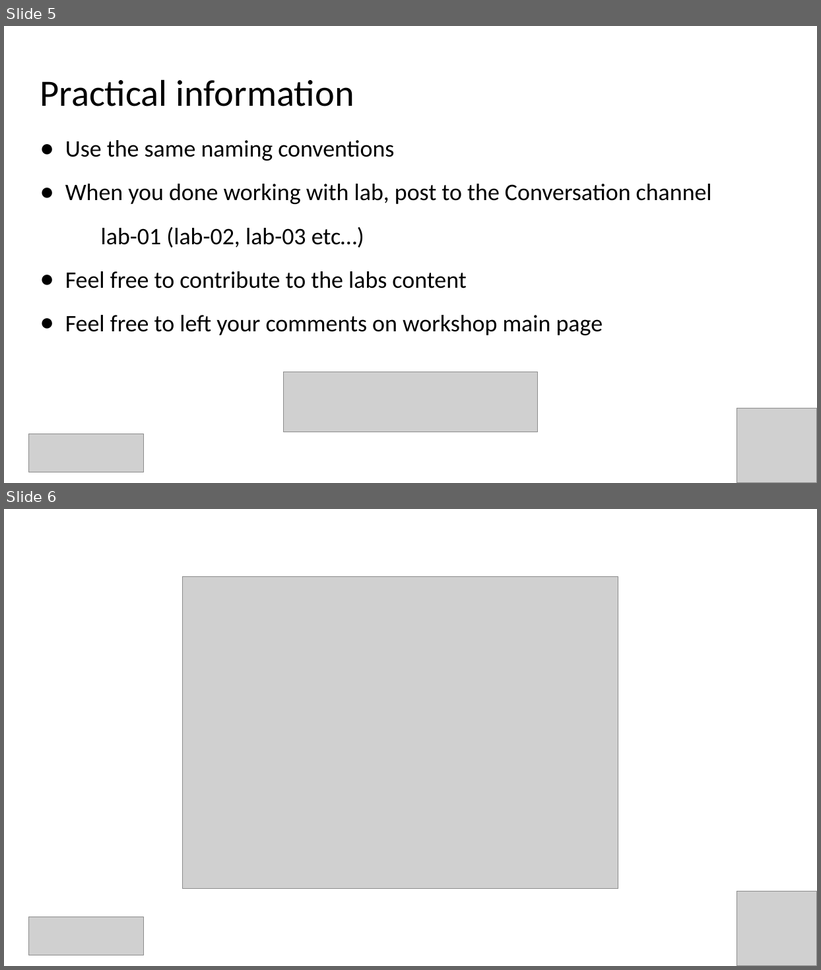
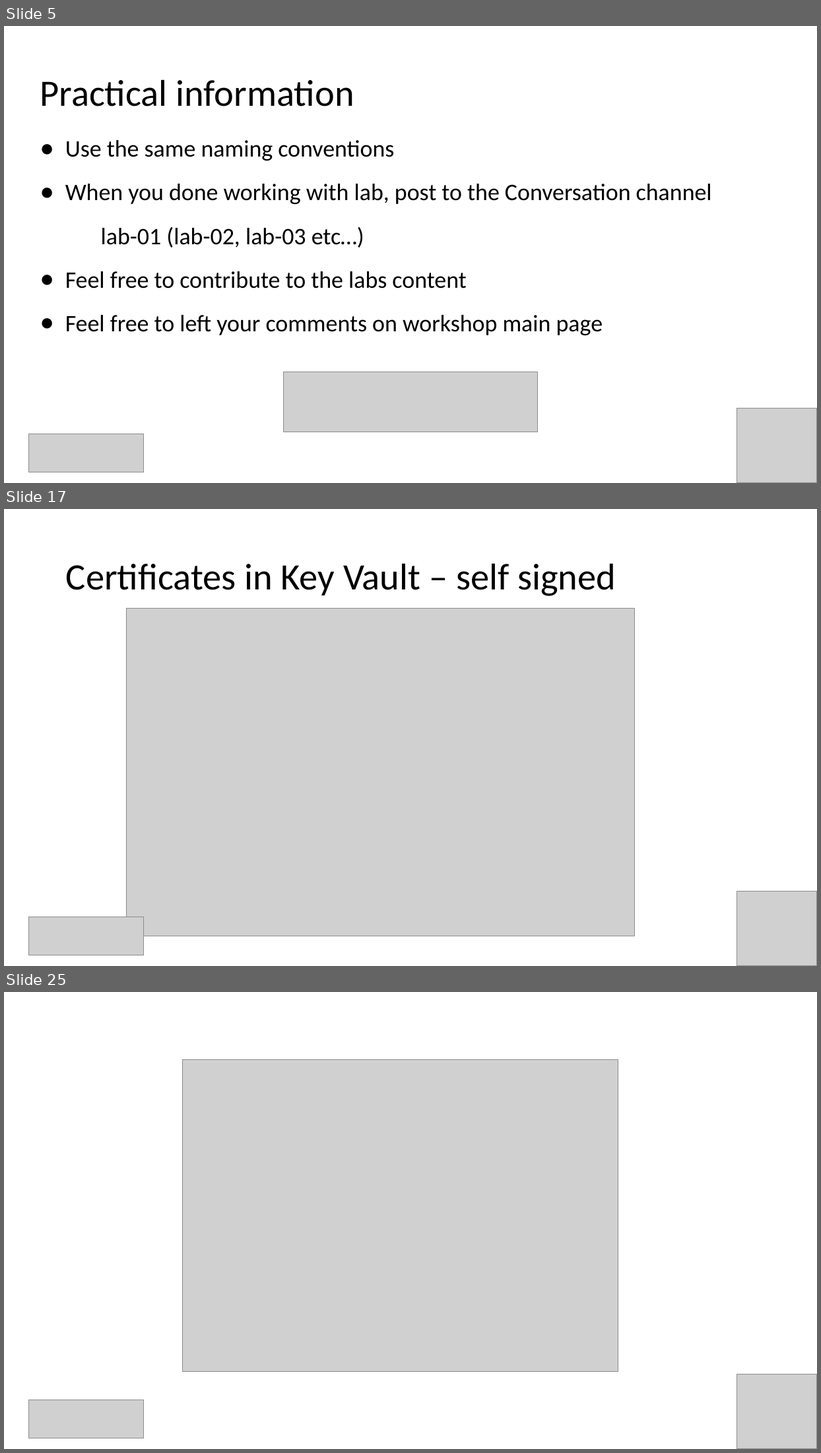
Before and after one commit to evgenyb/iac-workshops, a slide deck: dns-and-ssl-management-on-azure-with-ado/slides/dns-and-ssl-management-on-azure-with-ado.pptx. Shown one above the other, each under a label of ours: slides 5 and 6 before the commit, slides 5, 17 and 25 after it; the slides between them are not shown. The pictures are 821x970 and 821x1453 pixels, drawn with LibreOffice and Linux fonts; fonts in the diff are those of the drawing; grey boxes stand for pictures. Boxes give left, top, right and bottom in pixels: in the first picture for what was removed or moved away, otherwise in the second. Text is boxed around its words. In the diff, an @@ line names an element or a change of style, - is before the commit and + after.

```diff
--- a/dns-and-ssl-management-on-azure-with-ado/slides/dns-and-ssl-management-on-azure-with-ado.pptx
+++ b/dns-and-ssl-management-on-azure-with-ado/slides/dns-and-ssl-management-on-azure-with-ado.pptx
@@ slide 17 added at [4, 509, 817, 966], background #FFFFFF @@
@@ title added at [66, 563, 616, 596], 44 pt, text #000000 @@
+Certificates in Key Vault – self signed
@@ picture added at [126, 609, 635, 937] @@
@@ picture added at [737, 891, 817, 966] @@
@@ picture added at [29, 917, 144, 956] @@
@@ what was slide 6 is now slide 25 @@
```
Also in this commit, not shown: 2 slides changed, 18 other slides added.
